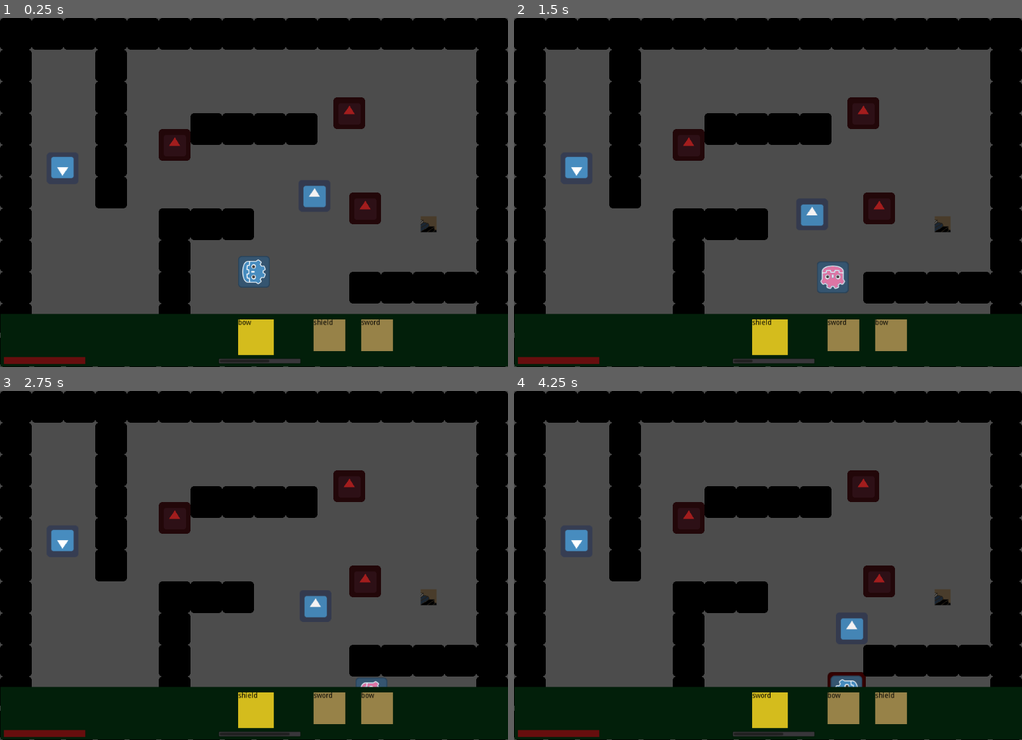
Above: before the commit, frames 1-4 (two rows, left to right).
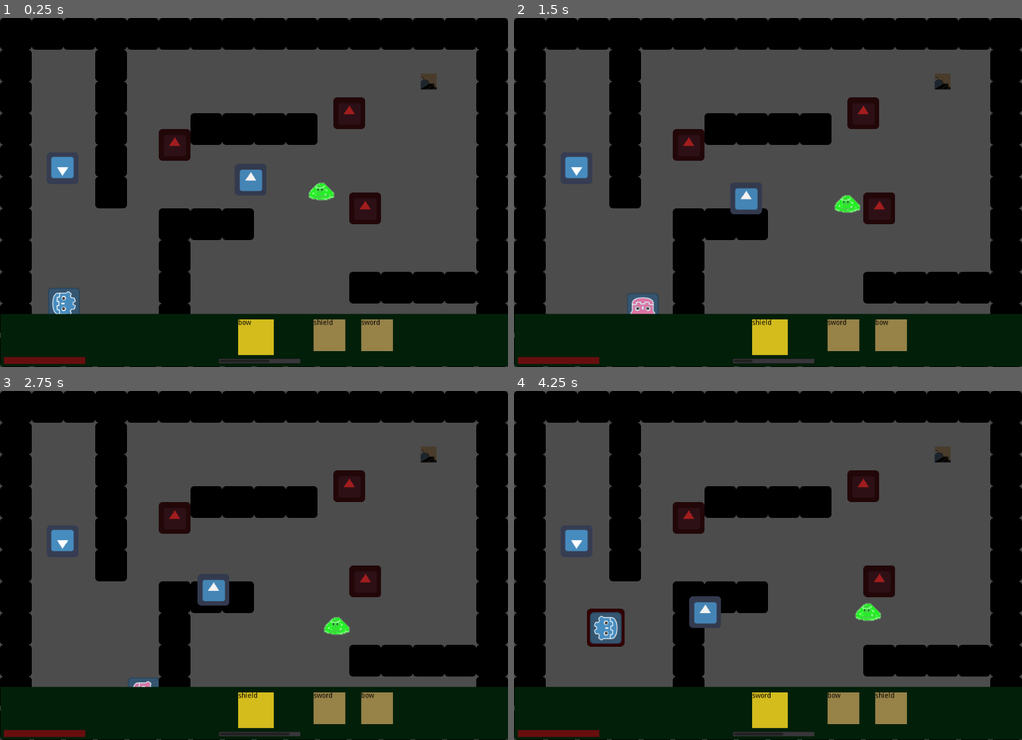
Above: after the commit, the same moments.

Repository: mfurtak/gmtk-game-jam-2019
Game: Godot game, scene res://Main.tscn
Two runs of this game, one before a commit and one after it. Both use one fixed random seed, a clock stepped at 60 frames per second and the inputs below. The engine's default icon, where the game draws it, is replaced by a stand-in: a white triangle on a blue panel in a dark square.
Inputs:
- Up to frame 1 (0.25 s): no input
- Up to frame 2 (1.5 s): hold Right (ui_right) 0.53-1.28 s; tap Space (ui_select) at 0.77 s; hold Down (ui_down) from 1.28 s (still down)
- Up to frame 3 (2.75 s): tap Space (ui_select) at 1.52 s; release Down (ui_down) at 2.03 s; hold Right (ui_right) from 2.03 s (still down)
- Up to frame 4 (4.25 s): release Right (ui_right) at 2.78 s; hold Up (ui_up) 2.78-3.53 s; tap Space (ui_select) at 3.02, 3.77 s; hold Left (ui_left) from 3.53 s (still down)

The runs differ from the first frame. In frame 1, 1.9% of the frame differs, in the area x 9-86%, y 16-85%; in frame 2, 2.0%; in frame 3, 1.5%; in frame 4, 2.4%, in the area x 14-86%, y 16-85%.

Commit message:
Give the blob a recognizable sprite

Diff:
--- a/gmtk-godot/Blob.gd
+++ b/gmtk-godot/Blob.gd
@@ -5,9 +5,7 @@
 
 const SPEED = 4
 const TOP_SPEED = 90
-const DECELERATION = 0.9
-
-onready var player = get_node("/root/Main/Player")
+const DECELERATION = 0.2
 
 func on_attacked():
 	self.queue_free()
@@ -16,8 +14,9 @@
 	self.queue_free()
 
 func _physics_process(delta):
-	velocity.x = max(min(direction.x * SPEED + velocity.x, TOP_SPEED), -TOP_SPEED)
-	velocity.y = max(min(direction.y * SPEED + velocity.y, TOP_SPEED), -TOP_SPEED)
+	velocity.x = clamp(direction.x * SPEED + velocity.x, -TOP_SPEED, TOP_SPEED)
+	velocity.y = clamp(direction.y * SPEED + velocity.y, -TOP_SPEED, TOP_SPEED)
+
 	if direction.x == 0:
 		velocity.x = lerp(velocity.x, 0, DECELERATION)
 	if direction.y == 0:
@@ -27,7 +26,6 @@
 	if collision:
 		if  collision.collider.has_method("on_player_attacked"):
 			collision.collider.on_player_attacked()
-	pass
 
 func _on_Timer_timeout():
 	direction = _randomize_direction()
@@ -35,14 +33,11 @@
 	$Timer.wait_time = (randf()/2.0) + .5
 
 func _randomize_direction():
-	match randi()%5+1:
-		1:
-			return Vector2(0,-1)
-		2:
-			return Vector2(0,1)
-		3:
-			return Vector2(-1,0)
-		4:
-			return Vector2(1,0)
-		_:
-			return direction
+	var directions = [
+		Vector2(0,-1),
+		Vector2(0,1),
+		Vector2(-1,0),
+		Vector2(1,0)
+	]
+	directions.shuffle()
+	return directions[0]
--- a/gmtk-godot/Blob.tscn
+++ b/gmtk-godot/Blob.tscn
@@ -1,10 +1,10 @@
 [gd_scene load_steps=4 format=2]
 
 [ext_resource path="res://Blob.gd" type="Script" id=1]
-[ext_resource path="res://icon.png" type="Texture" id=2]
+[ext_resource path="res://blob.png" type="Texture" id=2]
 
-[sub_resource type="RectangleShape2D" id=1]
-extents = Vector2( 32, 32 )
+[sub_resource type="CircleShape2D" id=1]
+radius = 32.0
 
 [node name="Blob" type="KinematicBody2D"]
 position = Vector2( 640, 352 )
@@ -14,7 +14,7 @@
 }
 
 [node name="Sprite" type="Sprite" parent="."]
-modulate = Color( 0.635294, 0.113725, 0.113725, 1 )
+scale = Vector2( 2, 2 )
 texture = ExtResource( 2 )
 
 [node name="CollisionShape2D" type="CollisionShape2D" parent="."]
--- a/gmtk-godot/Level1.tscn
+++ b/gmtk-godot/Level1.tscn
@@ -1,53 +1,56 @@
-[gd_scene load_steps=7 format=2]
+[gd_scene load_steps=8 format=2]
 
 [ext_resource path="res://Exit.tscn" type="PackedScene" id=1]
-[ext_resource path="res://Thwomp.tscn" type="PackedScene" id=2]
-[ext_resource path="res://Ghostie.tscn" type="PackedScene" id=3]
-[ext_resource path="res://Pickup.tscn" type="PackedScene" id=4]
-[ext_resource path="res://PlayerSpawn.tscn" type="PackedScene" id=5]
-[ext_resource path="res://simple_tileset.tres" type="TileSet" id=6]
+[ext_resource path="res://Blob.tscn" type="PackedScene" id=2]
+[ext_resource path="res://Thwomp.tscn" type="PackedScene" id=3]
+[ext_resource path="res://Ghostie.tscn" type="PackedScene" id=4]
+[ext_resource path="res://Pickup.tscn" type="PackedScene" id=5]
+[ext_resource path="res://PlayerSpawn.tscn" type="PackedScene" id=6]
+[ext_resource path="res://simple_tileset.tres" type="TileSet" id=7]
 
 [node name="Level1" type="Node2D"]
 
 [node name="Exit" parent="." instance=ExtResource( 1 )]
-position = Vector2( 864, 416 )
+position = Vector2( 864, 128 )
 next_scene = "res://Level2.tscn"
 
 [node name="Enemies" type="Node" parent="."]
-editor/display_folded = true
 
-[node name="Thwomp" parent="Enemies" instance=ExtResource( 2 )]
+[node name="Blob" parent="Enemies" instance=ExtResource( 2 )]
+
+[node name="Thwomp" parent="Enemies" instance=ExtResource( 3 )]
 position = Vector2( 352, 256 )
 
-[node name="Thwomp1" parent="Enemies" instance=ExtResource( 2 )]
+[node name="Thwomp1" parent="Enemies" instance=ExtResource( 3 )]
 position = Vector2( 704, 192 )
 
-[node name="Thwomp2" parent="Enemies" instance=ExtResource( 2 )]
+[node name="Thwomp2" parent="Enemies" instance=ExtResource( 3 )]
 position = Vector2( 736, 384 )
 
-[node name="Ghostie" parent="Enemies" instance=ExtResource( 3 )]
+[node name="Ghostie" parent="Enemies" instance=ExtResource( 4 )]
+position = Vector2( 512, 320 )
 
 [node name="Pickups" type="Node" parent="."]
 editor/display_folded = true
 
-[node name="ShieldPickup" parent="Pickups" instance=ExtResource( 4 )]
+[node name="ShieldPickup" parent="Pickups" instance=ExtResource( 5 )]
 visible = false
 position = Vector2( 129.062, 383.974 )
 
-[node name="SwordPickup" parent="Pickups" instance=ExtResource( 4 )]
+[node name="SwordPickup" parent="Pickups" instance=ExtResource( 5 )]
 visible = false
 position = Vector2( 64.2627, 66.4053 )
 
-[node name="BowPickup" parent="Pickups" instance=ExtResource( 4 )]
+[node name="BowPickup" parent="Pickups" instance=ExtResource( 5 )]
 position = Vector2( 126.384, 303.109 )
 
-[node name="Pickup" parent="Pickups" instance=ExtResource( 4 )]
+[node name="Pickup" parent="Pickups" instance=ExtResource( 5 )]
 visible = false
 
-[node name="PlayerSpawn" parent="." instance=ExtResource( 5 )]
-position = Vector2( 512, 512 )
+[node name="PlayerSpawn" parent="." instance=ExtResource( 6 )]
+position = Vector2( 129.062, 576 )
 
 [node name="TileMap" type="TileMap" parent="."]
-tile_set = ExtResource( 6 )
+tile_set = ExtResource( 7 )
 format = 1
 tile_data = PoolIntArray( 0, 0, 0, 1, 0, 0, 2, 0, 0, 3, 0, 0, 4, 0, 0, 5, 0, 0, 6, 0, 0, 7, 0, 0, 8, 0, 0, 9, 0, 0, 10, …(796 unchanged characters)…
Binary file added: gmtk-godot/blob.png
Not shown, added: gmtk-godot/blob.png.import
